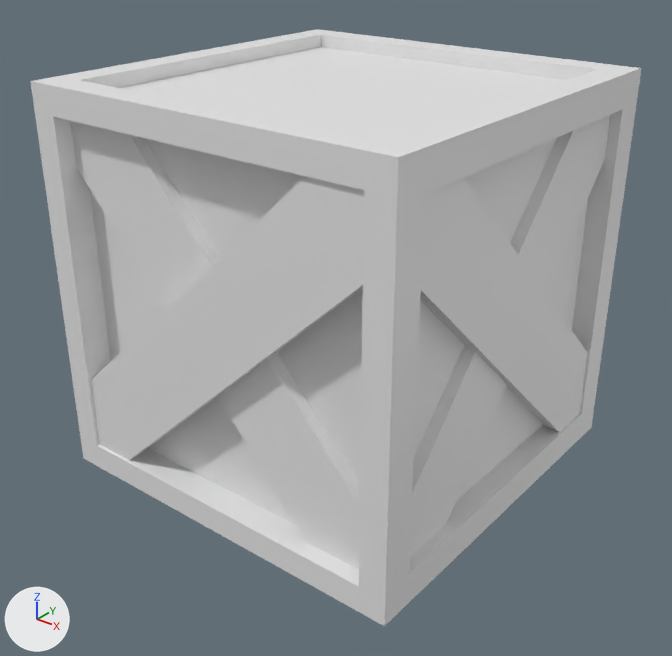
What one commit did to the Blender file godot/models/Props/Crate.blend.
The view is the same before and after, from a 50 mm lens placed at (1.011, -1.291, 1.058), pointed at (0.014, -0.045, 0.285). Every picture has the same lights, and +X, +Y and +Z are marked at lower left.

Names of what the first picture shows: 'Board', 'Board.001', 'Board.004', 'Board.005', 'Cube'.
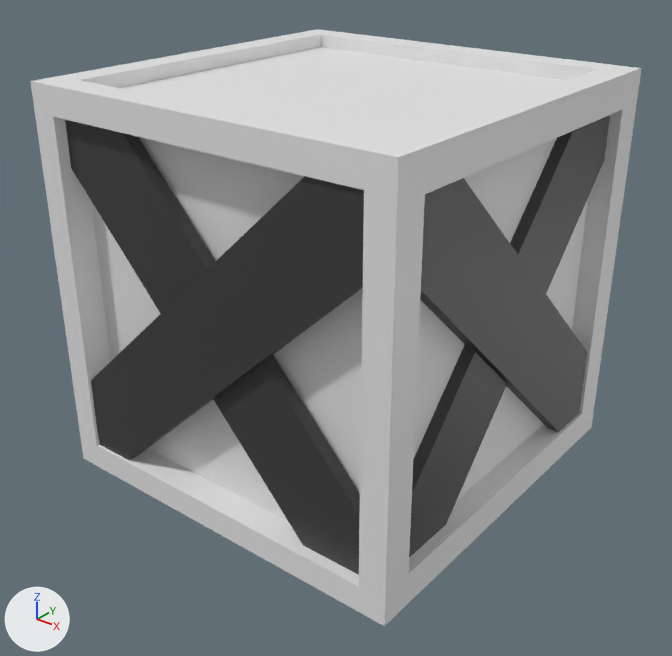
Pixel boxes (x1, y1, x2, y2) of what changed, in the pictures (672 x 656 px):
'Board.004', recoloured (grey to black): (91, 176, 364, 460) in both
'Board.005', recoloured, moved (grey to black): before (71, 121, 360, 569); after (65, 119, 360, 575)
'Board', recoloured: (420, 178, 587, 432) in both
'Board.001', recoloured: (409, 115, 610, 558) in both

The change in detail:
Material 'Board' (mat_board) is new.
Its base color is (0.0448, 0.0448, 0.0448) (black #3c3c3c).
me_cube_002 has 12 vertices, 10 faces and spans x -0.375..0.375, y -0.468..0.464, z -0.471..0.492.
me_cube_002 now uses material mat_board (black #3c3c3c).
me_cube_005 has 12 vertices, 10 faces and spans x -0.375..0.375, y -0.468..0.464, z -0.471..0.492.
me_cube_005 now uses material mat_board (black #3c3c3c).
me_cube_006 has 12 vertices, 10 faces and spans x -0.375..0.375, y -0.468..0.464, z -0.471..0.492.
me_cube_006 now uses material mat_board (black #3c3c3c).
Object 'Board.005' (ob_board_005) moves from (-0.00154, -0.331, 0.376) to (-0.00154, -0.341, 0.376).
